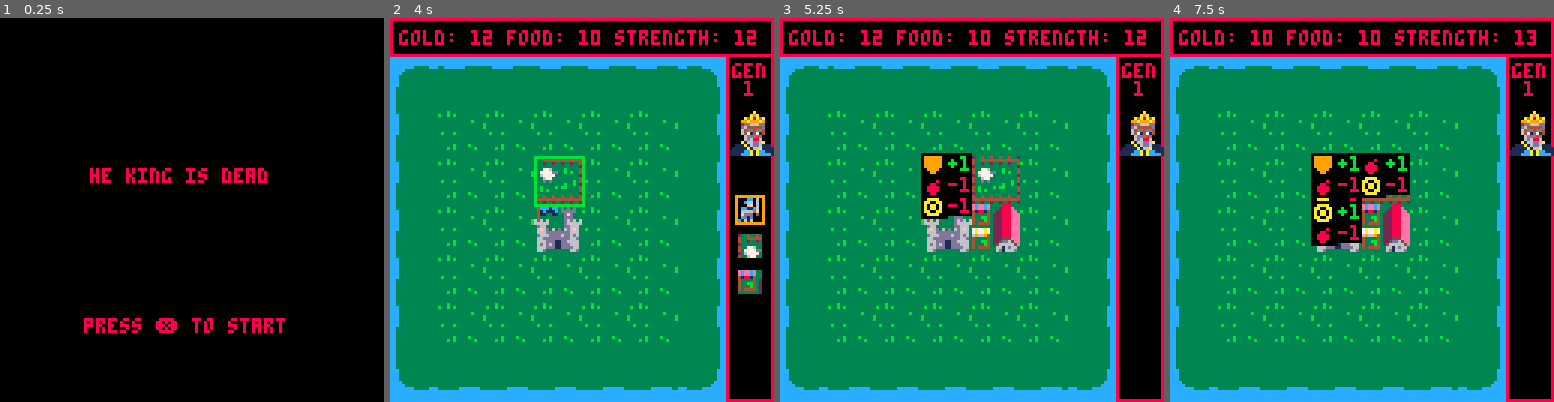
Above: before the commit, frames 1-4 (left to right).
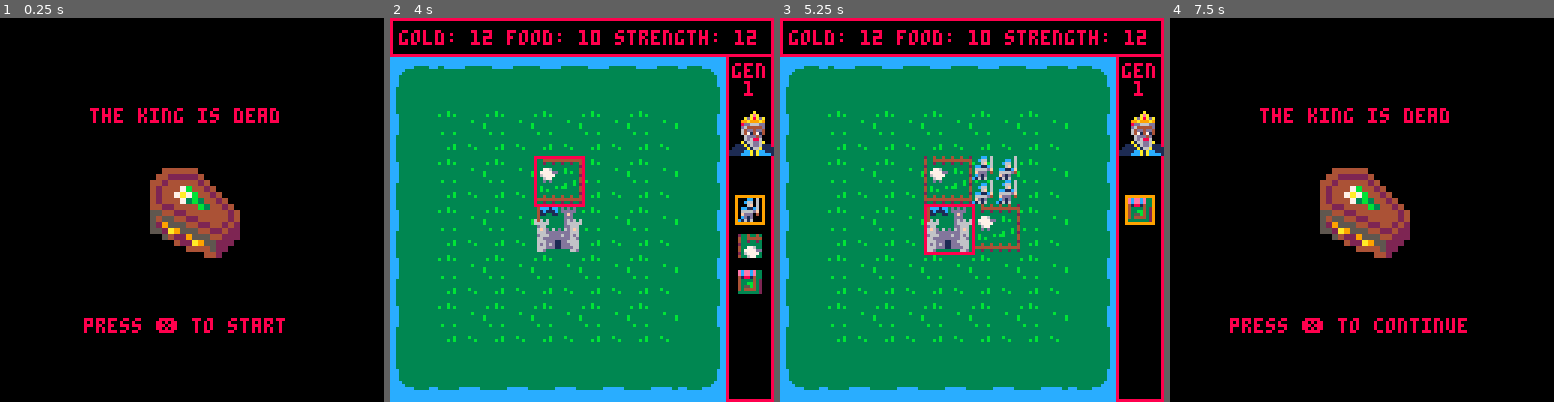
Above: after the commit, the same moments.

Repository: sam-higton/pico8-experiments
Game: PICO-8 cartridge tinygames/thekingisdead.p8
The game is run twice, just before and just after one commit, with the same random seed, the same clock (stepped at 60 frames per second) and the same inputs.
Inputs:
- Up to frame 1 (0.25 s): no input
- Up to frame 2 (4 s): tap O (Z key) at 0.33, 0.7, 1.43, 2.22, 3.1, 3.98 s; tap X (X key) at 1.07, 2.07, 2.4, 2.73, 3.07, 3.4, 3.73 s; hold Left 1.97-2.37 s; hold Down 2.42-2.82 s; hold Right 2.87-3.53 s; hold Up from 3.58 s (still down)
- Up to frame 3 (5.25 s): tap X (X key) every 0.33 s from 4.07 to 5.07 s; release Up at 4.08 s; hold Right 4.13-4.53 s; hold Down 4.58-5.08 s; tap O (Z key) at 4.87 s; hold Left from 5.13 s (still down)
- Up to frame 4 (7.5 s): tap X (X key) every 0.33 s from 5.4 to 7.4 s; tap O (Z key) at 5.75, 6.63 s; release Left at 5.8 s; hold Up 5.85-6.18 s; hold Left 6.23-6.63 s; hold Down 6.68-7.08 s; hold Right from 7.13 s (still down)

The runs differ from the first frame. In frame 1, 5.4% of the frame differs, in the area x 23-73%, y 23-63%; in frame 2, 0.4%; in frame 3, 5.5%; in frame 4, 82%, in the area x 0-100%, y 0-100%.

Commit message:
The King is Dead is 'finished'

Diff:
--- a/tinygames/thekingisdead.p8
+++ b/tinygames/thekingisdead.p8
@@ -10,6 +10,10 @@
 map_height = 6
 menu_foreground = 8
 menu_background = 0
+king_procession_start = 128
+notifications = {}
+death_sprite = 166
+death_sprites = {166, 164, 162, 160}
 king_names = {
     'john',
     'richard',
@@ -139,11 +143,15 @@
             gold = glyph('gold')
             coords = grid_coords(tile.x, tile.y)
             if kingdom.food >= 1 then
-                kingdom.gold += 1
+                kingdom.gold -= 1
                 kingdom.food -= 1
-                notify(gold..'+1\n'..food..'\f8-1',coords.x, coords.y)
+                args = {gold..'\f8-1\n'..food..'\f8-1',coords.x, coords.y}
+                notify(unpack(args))
+                add(notifications, args)
             else
-                notify(food..'\f5x',coords.x, coords.y)
+                args = {food..'\f5x',coords.x, coords.y}
+                notify(unpack(args))
+                add(notifications, args)
             end
         end
     },
@@ -156,9 +164,13 @@
             if kingdom.gold >= 1 then
                 kingdom.gold -= 1
                 kingdom.food += 1
-                notify(food..'+1\n'..gold..'\f8-1',coords.x, coords.y)
+                args = {food..'+1\n'..gold..'\f8-1',coords.x, coords.y}
+                notify(unpack(args))
+                add(notifications, args)
             else
-                notify(gold..'\5x',coords.x, coords.y)
+                args = {gold..'\f5x',coords.x, coords.y}
+                notify(unpack(args))
+                add(notifications, args)
             end
         end
     },
@@ -171,9 +183,13 @@
             if kingdom.food >= 1 then
                 kingdom.gold += 1
                 kingdom.food -= 1
-                notify(gold..'+1\n'..food..'\f8-1',coords.x, coords.y)
+                args = {gold..'+1\n'..food..'\f8-1',coords.x, coords.y}
+                notify(unpack(args))
+                add(notifications, args)
             else
-                notify(food..'\5x',coords.x, coords.y)
+                args = {food..'\f5x',coords.x, coords.y}
+                notify(unpack(args))
+                add(notifications, args)
             end
         end
     },
@@ -186,10 +202,38 @@
             if kingdom.strength < 0 then
                 kingdom.strength = 0
             else
-                notify(strength..'\f8-1',coords.x, coords.y)
+                args = {strength..'\f8-1',coords.x, coords.y}
+                notify(unpack(args))
+                add(notifications, args)
             end
-            if rnd() > 0.5 then
-               --TODO: spawn bandit
+            if true then
+                neigbours = get_neighbours(tile.x, tile.y)
+                target = sample(neigbours)
+                printh('WHAT IS TARGET')
+                printh(target.x)
+                if can_place('bandit', target.x, target.y) then
+                    tile_i = tile_at(target.x, target.y)
+                    if not tile_i then
+                        add(kingdom.tiles, {
+                            type='bandit',
+                            x=target.x,
+                            y=target.y
+                        })
+                    else
+                        kingdom.tiles[tile_i] = {
+                            type='bandit',
+                            x=target.x,
+                            y=target.y
+                        }
+                    end
+                    coords = grid_coords(target.x, target.y)
+                    spr(
+                        tile_types.bandit.sprite,
+                        coords.x,
+                        coords.y,
+                        2,2
+                    )
+                end
             end
         end
     },
@@ -200,36 +244,49 @@
             food=glyph('food')
             strength=glyph('strength')
             coords = grid_coords(tile.x, tile.y)
-
             if kingdom.gold < 1 or kingdom.food < 1 then
-                notify(food..gold..'\5x',coords.x, coords.y)
+                args = {food..gold..'\5x',coords.x, coords.y}
+                notify(unpack(args))
+                add(notifications, args)
                 tile.type = 'bandit'
                 spr(
-                   140,
-                   coords.x,
-                   coords.y,
-                   2,2
+                    140,
+                    coords.x,
+                    coords.y,
+                    2,2
                 )
             else
                 kingdom.strength += 1
                 kingdom.gold -= 1
                 kingdom.food -= 1
-                --TODO: remove bandit
-
-                notify(strength..'+1\n'..food..'\f8-1\n'..gold..'\f8-1',coords.x, coords.y)
+
+                args = {strength..'+1\n'..food..'\f8-1\n'..gold..'\f8-1',coords.x, coords.y}
+                notify(unpack(args))
+                add(notifications, args)
+                 for n in all(get_neighbours(tile.x, tile.y)) do
+                    tile_i = tile_at(n.x, n.y)
+                    if tile_i then
+                        if kingdom.tiles[tile_i].type == 'bandit' then
+                            deli(kingdom.tiles, tile_i)
+                        end
+                    end
+                end
             end
         end
     },
     bandit={
         sprite=140,
         action=function(tile)
+            strength = glyph('strength')
+            coords = grid_coords(tile.x, tile.y)
             kingdom.strength -= 1
             if kingdom.strength < 0 then
                 kingdom.strength = 0
             else
-                notify(strength..'\f8-1',coords.x, coords.y)
+                args = {strength..'\f8-1',coords.x, coords.y}
+                notify(unpack(args))
+                add(notifications, args)
             end
-
             --TODO: destroy random entity
         end
     }
@@ -297,9 +354,13 @@
 end
 
 function notify(message, x, y,color,duration)
-    duration = duration or 6
+    duration = duration or 4
     color = color or 11
-    print('\#0'..message..'\^'..duration, x,y,color)
+    message = '\#0'..message
+    if duration != 0 then
+        message = message .. '\^'..duration
+    end
+    print(message, x,y,color)
 
 end
 
@@ -316,6 +377,21 @@
     }
 end
 
+function get_neighbours(x, y)
+    local result = {}
+    for dy = -1, 1 do
+        for dx = -1, 1 do
+            local nx, ny = x + dx, y + dy
+            if not (dx == 0 and dy == 0) and
+               nx >= 0 and nx <= 6 and
+               ny >= 0 and ny <= 6 then
+                add(result, {x=nx, y=ny})
+            end
+        end
+    end
+    return result
+end
+
 function tile_at(x,y)
     for k, tile in pairs(kingdom.tiles) do
         if tile.x == x and tile.y == y then
@@ -331,7 +407,14 @@
         return true
     end
     tile = kingdom.tiles[tile_i]
-    if tile.type == 'capital' then
+
+    if tile.type == 'bandit' and type == 'army' then
+        return true
+    end
+
+    if #kingdom.tiles < 49 then
+        return false
+    elseif tile.type == 'capital' then
         return false
     end
 
@@ -347,15 +430,31 @@
 function draw_start()
     cls()
 
-    print('he king is dead', 30, 50, 8)
-    print("press ❎ to start", 28, 100, 8)
+    print('the king is dead', 30, 30, 8)
+    spr2x(death_sprite,50, 50)
+    if #king_history == 0 then
+        print("press ❎ to start", 28, 100, 8)
+    else
+        print("press ❎ to continue", 20, 100, 8)
+    end
 end
 
 function draw_game_over()
     cls()
 
-    print('he kingdom has fallen', 30, 50, 8)
-    print("press ❎ to start", 28, 100, 8)
+    for i, king in pairs(king_history) do
+        -- rect(2, king_procession_start + (37 * i-1), 35, king_procession_start +  (35 * i-1) + 35)
+        offset = (70 * i-1)
+        spr2x(king.sprite, 5, king_procession_start + offset)
+        print(
+            king.name.. "\n the \n".. king.type,
+            7, king_procession_start + offset + 35, 8
+        )
+    end
+
+    print('the kingdom has fallen', 40, 30, 8)
+    spr2x(168, 65, 58)
+    print("press ❎ to try again", 43, 100, 8)
 end
 
 function update_start()
@@ -369,6 +468,7 @@
         setup_new_kingdom()
         start_game()
     end
+    king_procession_start -= 0.6
 end
 
 function update_king_picker()
@@ -396,7 +496,7 @@
     active_tiles = king.tiles
 
     add(king_history,king)
-
+    death_sprite = sample(death_sprites)
     set_scene('apply_buffs')
 end
 
@@ -448,12 +548,18 @@
 function draw_calculate_tiles()
     draw_main()
     if not first_loop then
+        if not btn(🅾️) then
+            for n in all(notifications) do
+                notify(n[1], n[2], n[3],  11, 0)
+            end
+        end
         print('\#0press ❎ to continue',20,120,11)
     end
 end
 
 function update_calculate_tiles()
     if first_loop then
+        notifications = {}
         for y=0, map_height do
             for x=0, map_width do
                 tile_i = tile_at(x, y)
@@ -467,13 +573,13 @@
                 end
             end
         end
-        print('\^7')
         first_loop = false
     end
 
     if btnp(❎) then
-        if kingdom.food <= 0 or kingdom.gold <= 0 or kingdom.strength <= 0 then
+        if kingdom.food < 1 or kingdom.gold < 1 or kingdom.strength < 1 then
             set_scene('game_over')
+            return
         end
 
 
@@ -769,6 +875,7 @@
         }
     }
     king_history = {}
+    king_procession_start = 128
 end
 
 function _update()
@@ -885,19 +992,19 @@
 4355b4325666665e4334334334334334333b3b333333b33336d6d6d11ddd66635ffffffffff6f6f506666d400fddd04011121d00f55a0d000000000000000000
 434444336616d663444444444444444433333333333333333666ddd11dddd663666ffffffffffff60fd1d0000cd1d000f55a00000d0d00000000000000000000
 333333336d1666d323323323323323323333333333333333366d3333333366d36566655666ffff56c1616000c161600005050000050500000000000000000000
-00222222222220000000004450000000000000000000000000444444000000000000000000000000000000000000000000000000000000000000000000000000
-000444444444000000000111110000000000000000000000044222224000000000000000000000000000000000dd000000000000000000000000000000000000
-000400060004000000001c445c10000000000000000dd800442444442400000000000000000000000000000000ff000000dd0000000000000000000000000000
-000444444424000000000111110000000000000000d78800424447b44240000000000000000000000000000005dd044000ff0440000000000000000000000000
-00046dddddd200000000017cc1000000000000000d76880042447a7b44240000000000000000000000000000555d5f0005dd0f00000000000000000000000000
-000406ddddd400000000017cc100000000000000d766d8004244473b34424000000000000000000000000000f4440400555d5400000000000000000000000000
-00040088ddd200000000017cc10000000000000d7668080044224444b344240000000000000000000000000004040400f4040400000000000000000000000000
-0004000086d400000000173333100000000000d76680000055442244444442400000000000000000000000000202040002020400000000000000000000000000
-0002000000620000000173333331000000002d766d00080054554422444442400000000000000000000000000000000000000000000000000000000000000000
-0004000000040000001733111333100000029266d000000052955544224424200000000000000000000000000000000000000000000000000000000000000000
-000200000004000000173131313310000000292d00000800552a9555442242200000000000000000000000000000000000000000000000000000000000000000
-00040000000400000013311311331000000242920000000000542295554422200000000000000000000000000000000000000000000000000000000000000000
-0002000000040000001333111333100000242020000000000000422a955222000000000000000000000000000000000000000000000000000000000000000000
-00124200022410000013331313331000002200000000000000000044445220000000000000000000000000000000000000000000000000000000000000000000
-01424480842441000011333333311000000000000000000000000000044200000000000000000000000000000000000000000000000000000000000000000000
-14022228484204100001111111110000000000000000000000000000000000000000000000000000000000000000000000000000000000000000000000000000
+00222222222220000000004450000000000000000000000000444444000000000000010011000000000000000000000000000000000000000000000000000000
+00044444444400000000011111000000000000000000000004422222400000000000015d1d6100000000000000dd000000000000000000000000000000000000
+000400060004000000001c445c10000000000000000dd8004424444424000000000016551d6610000000000000ff000000dd0000000000000000000000000000
+000444444424000000000111110000000000000000d78800424447b442400000000166661d6761000000000005dd044000ff0440000000000000000000000000
+00046dddddd200000000017cc1000000000000000d76880042447a7b442400000001777111d7710000000000555d5f0005dd0f00000000000000000000000000
+000406ddddd400000000017cc100000000000000d766d8004244473b34424000000111111111110000000000f4440400555d5400000000000000000000000000
+00040088ddd200000000017cc10000000000000d7668080044224444b3442400001ddd66666661000000000004040400f4040400000000000000000000000000
+0004000086d400000000173333100000000000d76680000055442244444442400166ddd66dd55510000000000202040002020400000000000000000000000000
+0002000000620000000173333331000000002d766d000800545544224444424001611d1d1d1d1510000000000000000000000000000000000000000000000000
+0004000000040000001733111333100000029266d00000005295554422442420016d1d1d212d1510000000000000000000000000000000000000000000000000
+000200000004000000173131313310000000292d00000800552a95554422422001611d1d12d11510000000000000000000000000000000000000000000000000
+000400000004000000133113113310000002429200000000005422955544222001622d2d2dd22510000000000000000000000000000000000000000000000000
+0002000000040000001333111333100000242020000000000000422a9552220001dddddddd5ddd10000000000000000000000000000000000000000000000000
+00124200022410000013331313331000002200000000000000000044445220000111111111dddd10000000000000000000000000000000000000000000000000
+0142448084244100001133333331100000000000000000000000000004420000166666666dddddd1000000000000000000000000000000000000000000000000
+1402222848420410000111111111000000000000000000000000000000000000165555555555dd51000000000000000000000000000000000000000000000000
